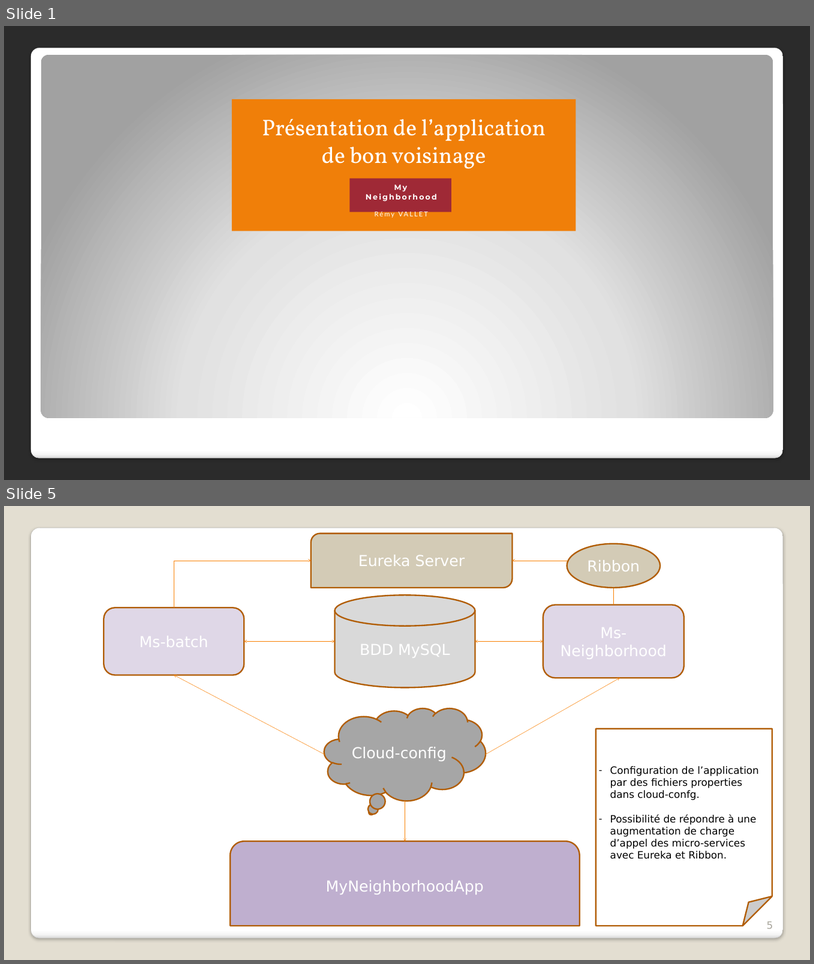
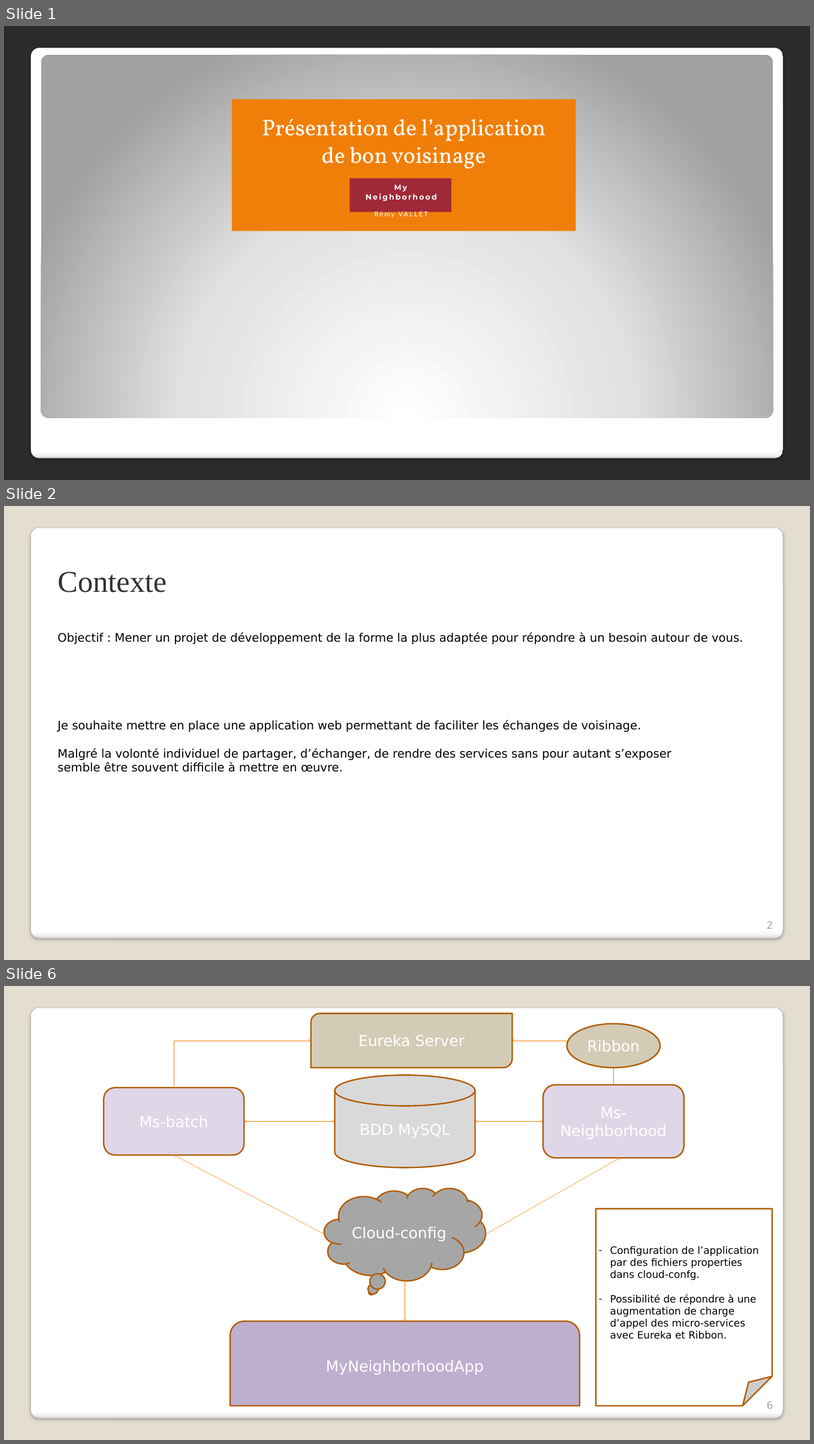
Before and after one commit to rvallet/ocp12-neighborhood-app, a slide deck: doc/OPC12-Présentation.pptx. Shown one above the other, each under a label of ours: slides 1 and 5 before the commit, slides 1, 2 and 6 after it; the slides between them are not shown. The pictures are 814x964 and 814x1444 pixels, drawn with LibreOffice and Linux fonts; fonts in the diff are those of the drawing; background and template pictures are left out; a plain dark background stands for a picture behind light text. Boxes give left, top, right and bottom in pixels: in the first picture for what was removed or moved away, otherwise in the second. Text is boxed around its words. In the diff, an @@ line names an element or a change of style, - is before the commit and + after.

```diff
--- a/doc/OPC12-Présentation.pptx
+++ b/doc/OPC12-Présentation.pptx
@@ slide 2 added at [4,506,810,960], background #E3DED1; not listed: 1 template element that a slide beside it also shows @@
@@ text added at [57,571,167,592], 72 pt, text #323232 @@
+Contexte
@@ text added at [57,632,743,644], 28 pt, text #000000 @@
+Objectif : Mener un projet de développement de la forme la plus adaptée pour répondre à un besoin autour de vous.
@@ text added at [57,720,672,772], 28 pt, text #000000 @@
+Je souhaite mettre en place une application web permettant de faciliter les échanges de voisinage.
+Malgré la volonté individuel de partager, d’échanger, de rendre des services sans pour autant s’exposer semble être souvent difficile à mettre en œuvre.
@@ page number added at [767,921,774,928], 24 pt, text #A8A49B @@
+2
@@ what was slide 5 is now slide 6 @@
@@ page number at [767,1401,774,1408]: text changed @@
-5
+6
```
Also in this commit, not shown: 2 slides changed, 3 other slides added, 6 other files.
